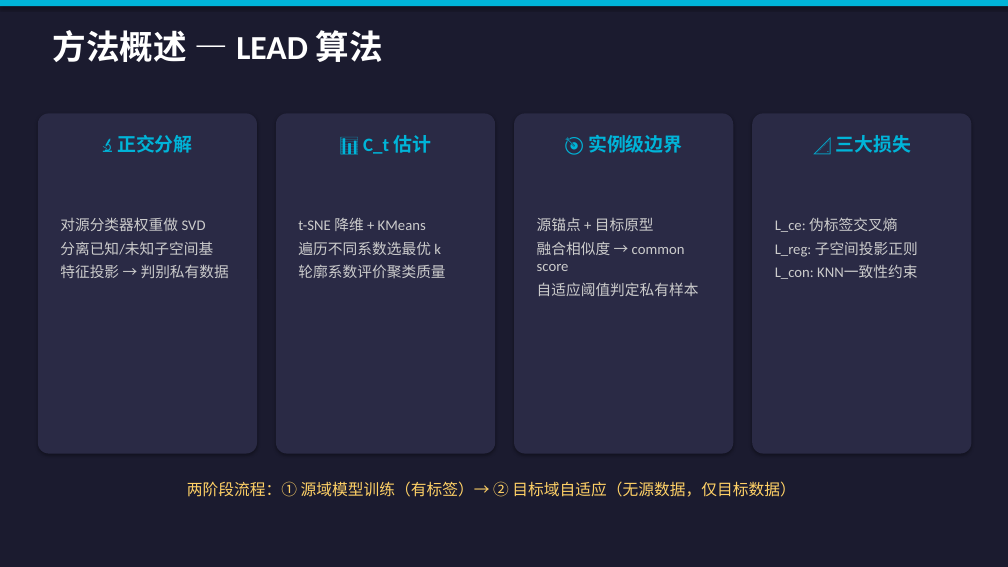
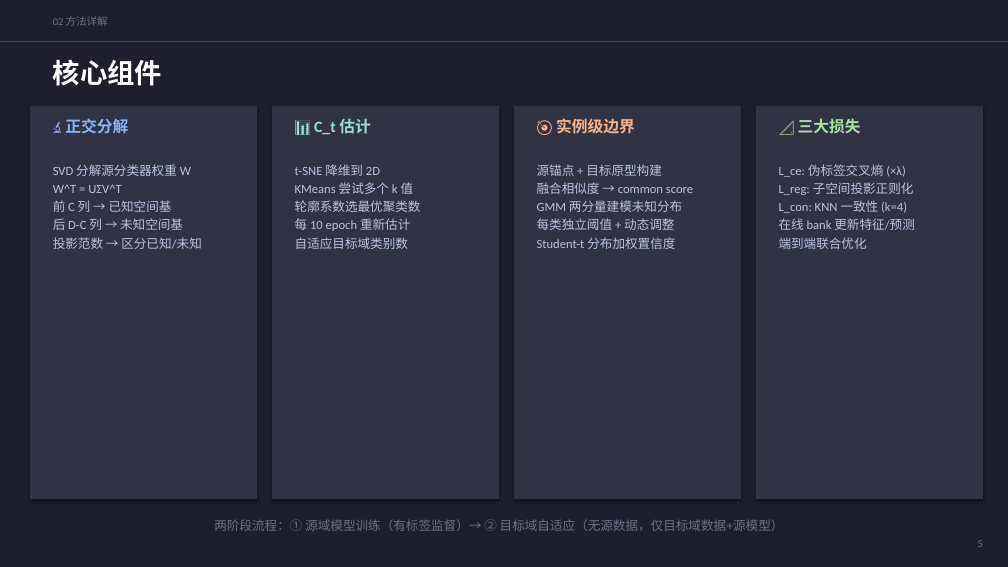
Before and after one commit to penguinand/LEAD-, a slide deck: slide 5 of LEAD_Reproduction_Report.pptx (slide 2 before the commit). Drawn at 1008x567 pixels with LibreOffice and Linux fonts; fonts in the diff are those of the drawing. Boxes give left, top, right and bottom in pixels: in the first picture for what was removed or moved away, otherwise in the second. Text is boxed around its words. In the diff, an @@ line names an element or a change of style, - is before the commit and + after.

```diff
--- a/LEAD_Reproduction_Report.pptx
+++ b/LEAD_Reproduction_Report.pptx
@@ background #1B1B2F to #1E1E2E @@
@@ rectangle removed at [0,0,1008,6] @@
@@ text added at [53,16,108,26], 10 pt, text #6C7086 @@
+02 方法详解
@@ line added from (0, 42) to (1008, 42), #45475A 0.5 pt @@
@@ text removed at [53,30,383,62] @@
-方法概述 — LEAD 算法
@@ text added at [53,59,162,86], 26 pt, text #FFFFFF, bold @@
+核心组件
@@ rectangle added at [30,106,257,499], fill #313244 @@
@@ rounded rectangle removed at [38,113,257,454] @@
@@ text "🔬 正交分解": place and size @@
-text "🔬 正交分解" at [117,135,193,153]
+text "🔬 正交分解" at [65,118,128,134]
@@ text "🔬 正交分解" at [65,118,128,134]: size 18 to 15 pt, text colour #00B4D8 to #89B4FA; alignment centre to left @@
@@ rectangle added at [272,106,499,499], fill #313244 @@
@@ rounded rectangle removed at [276,113,495,454] @@
@@ text "📊 C_t 估计": place and size @@
-text "📊 C_t 估计" at [363,135,431,154]
+text "📊 C_t 估计" at [314,118,370,134]
@@ text "📊 C_t 估计" at [314,118,370,134]: size 18 to 15 pt, text colour #00B4D8 to #94E2D5; alignment centre to left @@
@@ rounded rectangle removed at [514,113,734,454] @@
@@ rectangle added at [514,106,741,499], fill #313244 @@
@@ text "🎯 实例级边界": place and size @@
-text "🎯 实例级边界" at [588,135,683,153]
+text "🎯 实例级边界" at [556,118,635,134]
@@ text "🎯 实例级边界" at [556,118,635,134]: size 18 to 15 pt, text colour #00B4D8 to #FAB387; alignment centre to left @@
@@ rounded rectangle removed at [752,113,972,454] @@
@@ rectangle added at [756,106,983,499], fill #313244 @@
@@ text "📐 三大损失": place and size @@
-text "📐 三大损失" at [836,135,912,153]
+text "📐 三大损失" at [798,118,861,134]
@@ text "📐 三大损失" at [798,118,861,134]: size 18 to 15 pt, text colour #00B4D8 to #A6E3A1; alignment centre to left @@
@@ text at [53,164,202,249]: text changed; size 14 to 12 pt; text colour #CCCCCC to #BAC2DE @@
-对源分类器权重做 SVD
-分离已知/未知子空间基
-特征投影 → 判别私有数据
+SVD 分解源分类器权重 W
+W^T = UΣV^T
+前 C 列 → 已知空间基
+后 D-C 列 → 未知空间基
+投影范数 → 区分已知/未知
@@ text at [295,164,421,249]: text changed; size 14 to 12 pt; text colour #CCCCCC to #BAC2DE @@
-t-SNE 降维 + KMeans
-遍历不同系数选最优 k
-轮廓系数评价聚类质量
+t-SNE 降维到 2D
+KMeans 尝试多个 k 值
+轮廓系数选最优聚类数
+每 10 epoch 重新估计
+自适应目标域类别数
@@ text "源锚点 + 目标原型构建": place and size @@
-text "源锚点 + 目标原型构建" at [537,217,699,296]
+text "源锚点 + 目标原型构建" at [537,164,693,249]
@@ text at [537,164,662,176]: text changed; size 14 to 12 pt; text colour #CCCCCC to #BAC2DE @@
-源锚点 + 目标原型
+源锚点 + 目标原型构建
@@ text at [779,164,914,249]: text changed; size 14 to 12 pt; text colour #CCCCCC to #BAC2DE @@
-L_ce: 伪标签交叉熵
-L_reg: 子空间投影正则
-L_con: KNN一致性约束
+L_ce: 伪标签交叉熵 (×λ)
+L_reg: 子空间投影正则化
+L_con: KNN 一致性 (k=4)
+在线 bank 更新特征/预测
+端到端联合优化
@@ text at [537,200,682,249]: text changed; size 14 to 12 pt; text colour #CCCCCC to #BAC2DE @@
-自适应阈值判定私有样本
+GMM 两分量建模未知分布
+每类独立阈值 + 动态调整
+Student-t 分布加权置信度
@@ text at [537,182,693,194]: size 14 to 12 pt, text colour #CCCCCC to #BAC2DE in "融合相似度 → common score"; less space between paragraphs @@
@@ text at [214,519,784,531]: text changed; size 15 to 12 pt; text colour #FFD166 to #6C7086 @@
-两阶段流程：① 源域模型训练（有标签）→ ② 目标域自适应（无源数据，仅目标数据）
+两阶段流程：① 源域模型训练（有标签监督）→ ② 目标域自适应（无源数据，仅目标域数据+源模型）
@@ text added at [978,540,983,547], 10 pt, text #6C7086 @@
+5
```
Also in this commit, not shown: 6 other slides changed, 10 slides added, 5 slides removed.
